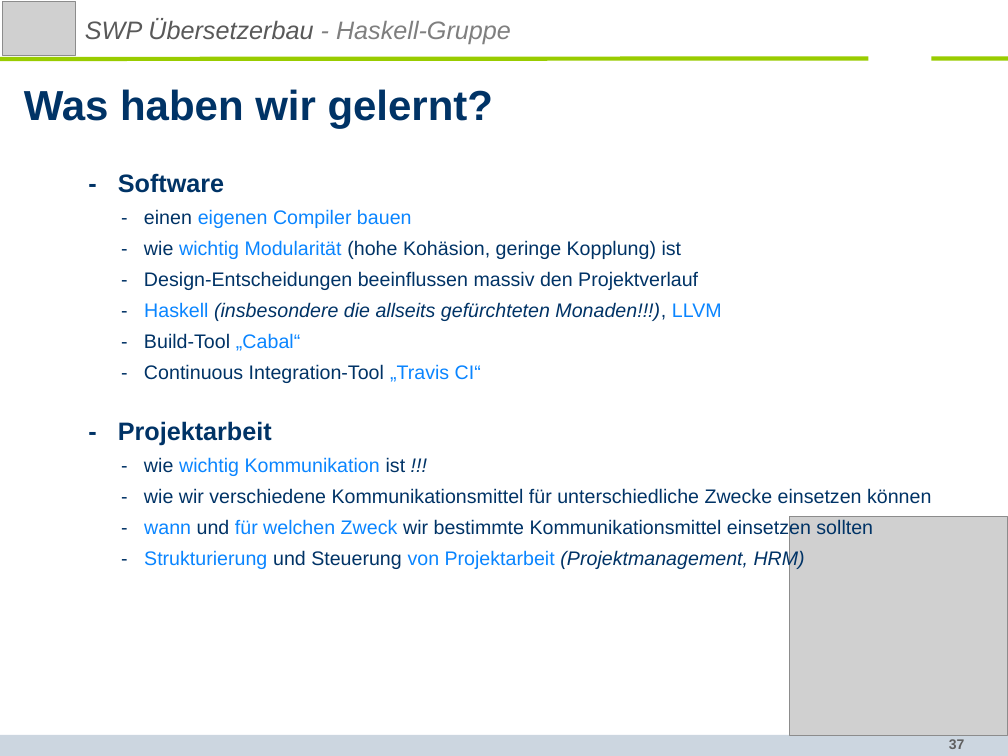
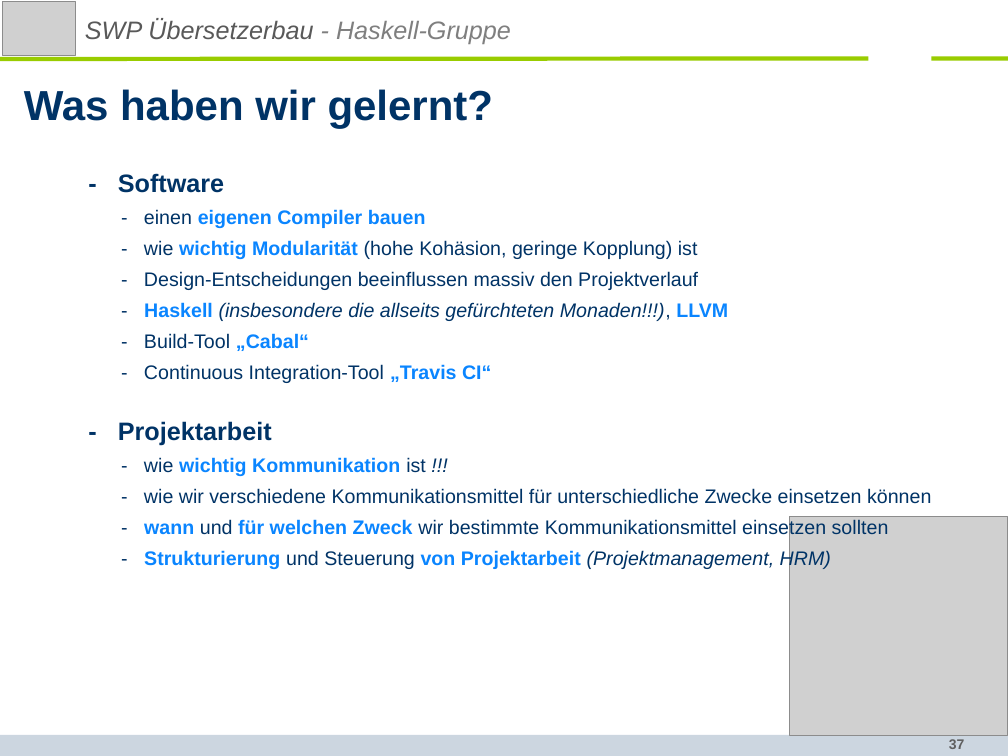
Before and after one commit to SWP-Ubau-SoSe2014-Haskell/SWPSoSe14, a slide deck: slide 37 of documentation/SWPSoSe14MS3.ppt. Drawn at 1008x756 pixels with LibreOffice and Linux fonts; fonts in the diff are those of the drawing; grey boxes stand for pictures; background and template pictures are left out. Boxes give left, top, right and bottom in pixels: in the first picture for what was removed or moved away, otherwise in the second. Text is boxed around its words. In the diff, an @@ line names an element or a change of style, - is before the commit and + after.

```diff
--- a/documentation/SWPSoSe14MS3.ppt
+++ b/documentation/SWPSoSe14MS3.ppt
@@ text at [144,209,889,570]: bold on in "eigenen Compiler bauen", "wichtig Modularität", "Haskell LLVM", "„Cabal“" and 4 more places @@
```
Also in this commit, not shown: 12 other slides changed.
